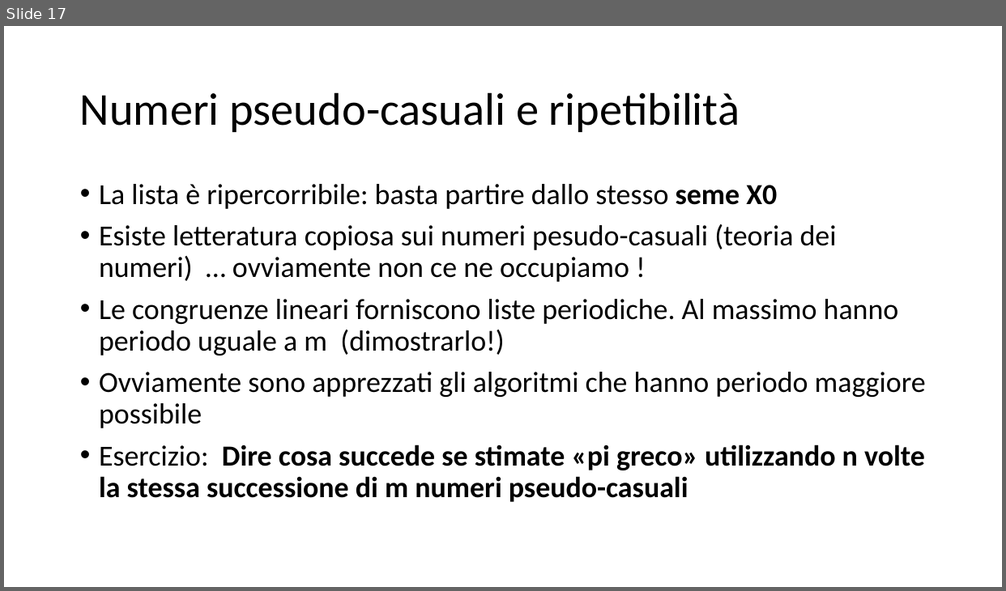
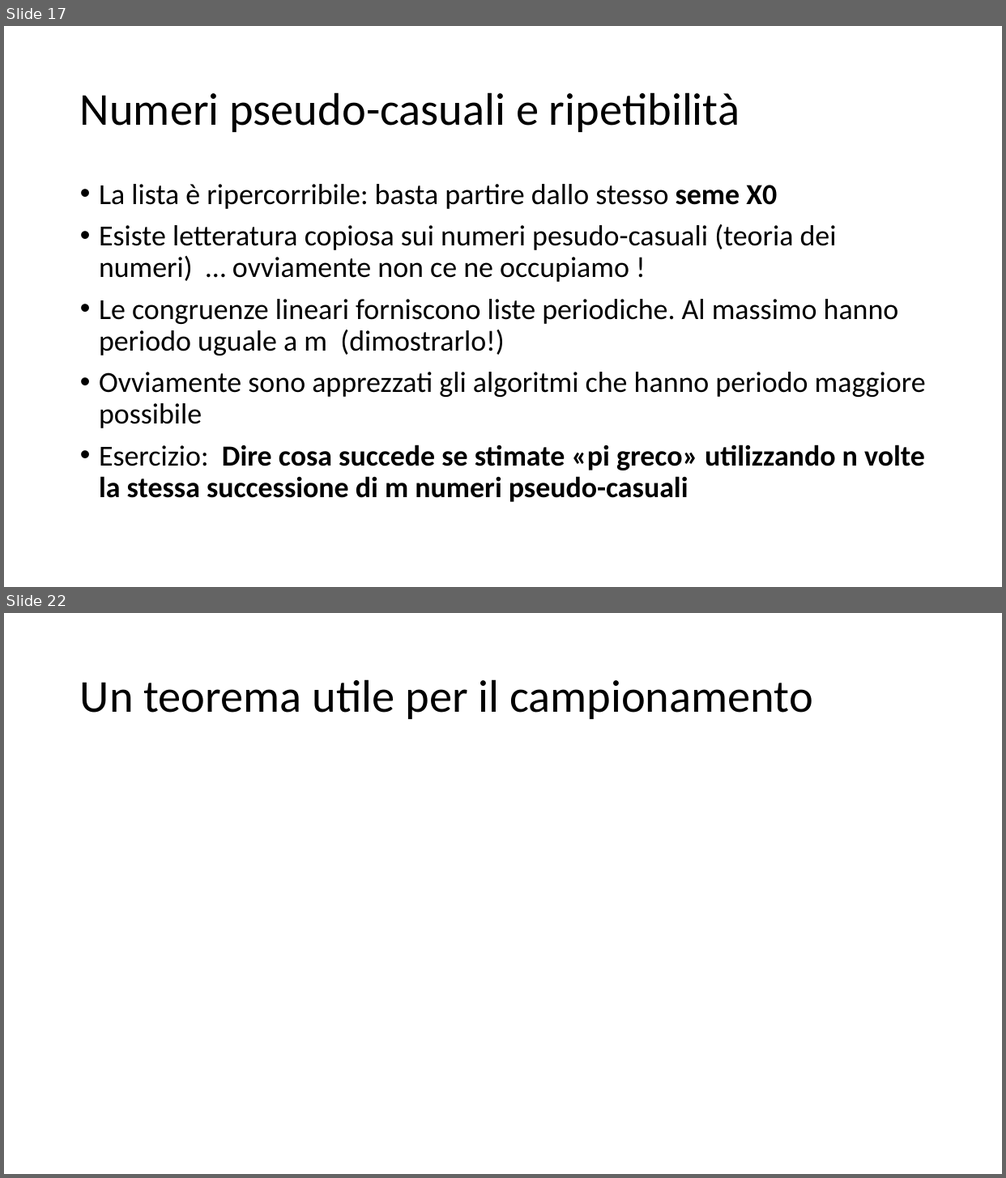
Before and after one commit to marcomonte94/Montecarlo, a slide deck: Slide Corso Metodi Montecarlo.pptx. Shown one above the other, each under a label of ours: slide 17 before the commit, slides 17 and 22 after it; the slides between them are not shown. The pictures are 1006x591 and 1006x1178 pixels, drawn with LibreOffice and Linux fonts; fonts in the diff are those of the drawing; grey boxes stand for pictures. Boxes give left, top, right and bottom in pixels: in the first picture for what was removed or moved away, otherwise in the second. Text is boxed around its words. In the diff, an @@ line names an element or a change of style, - is before the commit and + after.

```diff
--- a/Slide Corso Metodi Montecarlo.pptx
+++ b/Slide Corso Metodi Montecarlo.pptx
@@ slide 22 added at [4,613,1002,1174], background #FFFFFF @@
@@ title added at [80,679,813,719], 44 pt, text #000000 @@
+Un teorema utile per il campionamento
```
Also in this commit, not shown: 6 other slides added.
